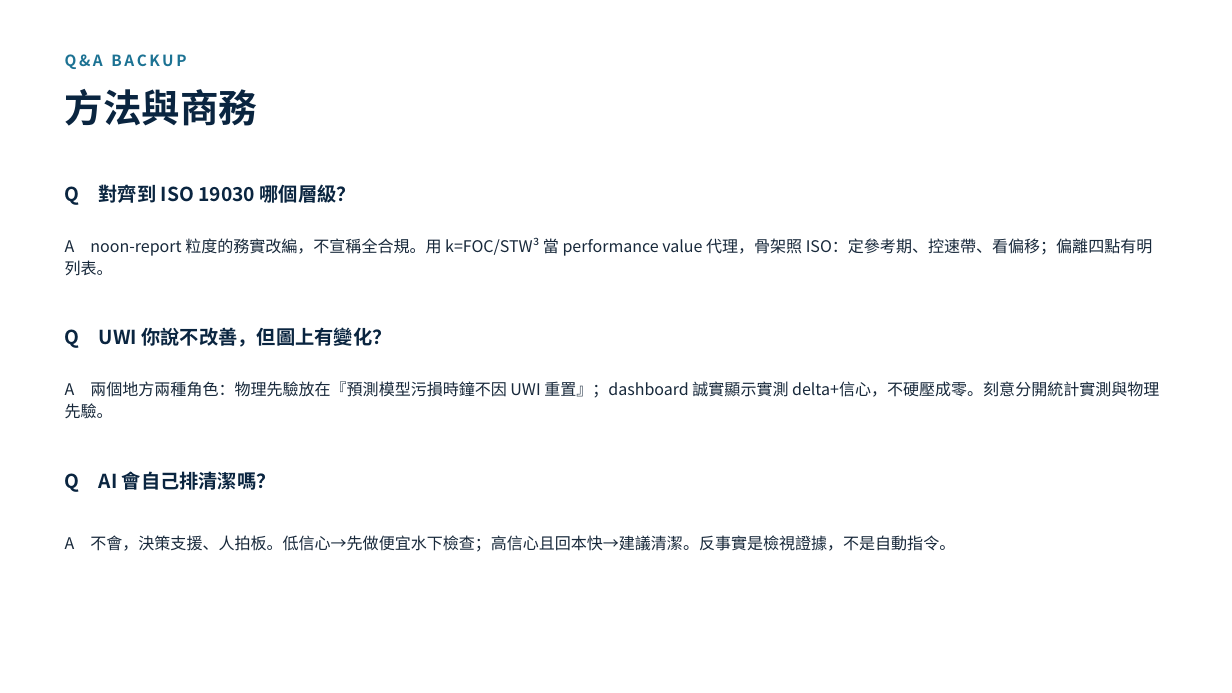
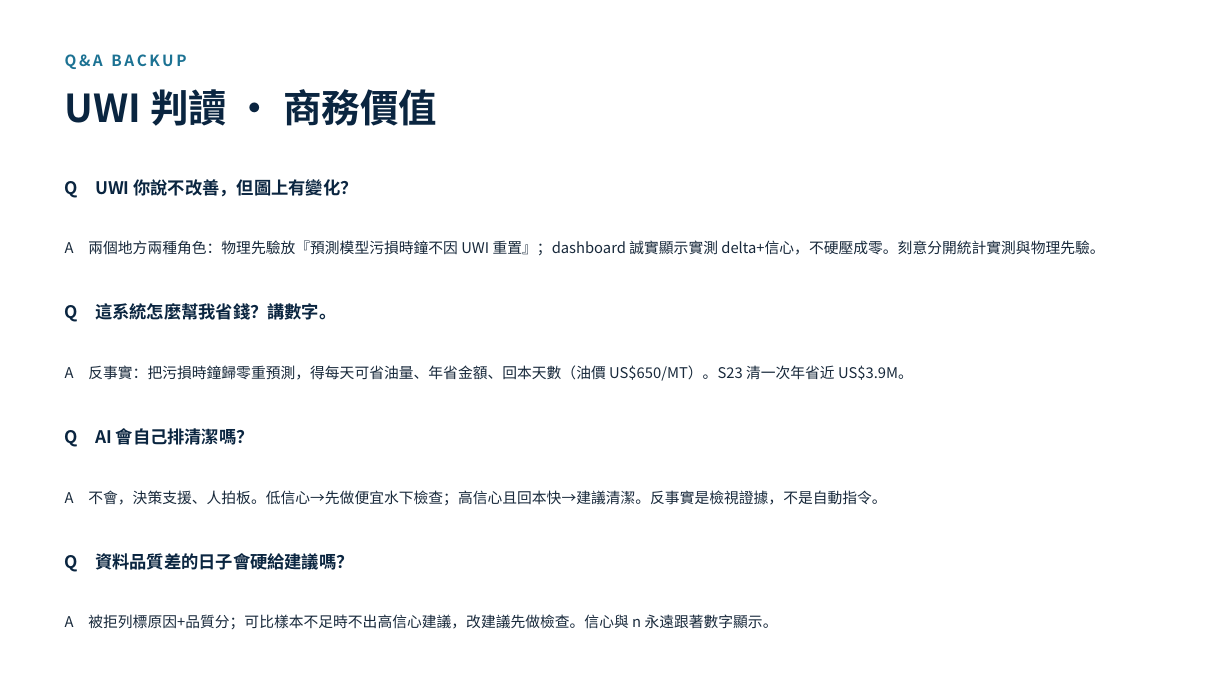
Before and after one commit to wsx5031060310guy/fleetmind-yang-ming-hackathon, a slide deck: slide 15 of presentation/fleetmind-proposal-deck.pptx (slide 13 before the commit). Drawn at 1232x693 pixels with LibreOffice and Linux fonts; fonts in the diff are those of the drawing. Boxes give left, top, right and bottom in pixels: in the first picture for what was removed or moved away, otherwise in the second. Text is boxed around its words. In the diff, an @@ line names an element or a change of style, - is before the commit and + after.

```diff
--- a/presentation/fleetmind-proposal-deck.pptx
+++ b/presentation/fleetmind-proposal-deck.pptx
@@ text at (65,89,437,126): text changed @@
-方法與商務
+UWI 判讀 · 商務價值
@@ text "Q UWI 你說不改善，但圖上有變化？" at (65,179,357,198): size 15 to 13.5 pt @@
@@ text "Q UWI 你說不改善，但圖上有變化？": place and size @@
-text "Q UWI 你說不改善，但圖上有變化？" at (65,327,391,348)
+text "Q UWI 你說不改善，但圖上有變化？" at (65,179,357,198)
@@ text removed at (65,184,356,205) @@
-Q 對齊到 ISO 19030 哪個層級？
@@ text removed at (65,237,1153,276) @@
-A noon-report 粒度的務實改編，不宣稱全合規。用 k=FOC/STW³ 當 performance value 代理，骨架照 ISO：定參考期、控速帶、看偏移；偏離四點有明列表。
@@ text at (65,240,1104,255): text changed; size 12.5 to 11.5 pt @@
-A 兩個地方兩種角色：物理先驗放在『預測模型污損時鐘不因 UWI 重置』；dashboard 誠實顯示實測 delta+信心，不硬壓成零。刻意分開統計實測與物理先驗。
+A 兩個地方兩種角色：物理先驗放『預測模型污損時鐘不因 UWI 重置』；dashboard 誠實顯示實測 delta+信心，不硬壓成零。刻意分開統計實測與物理先驗。
@@ text added at (65,303,336,322), 13.5 pt, text #0A2540, bold @@
+Q 這系統怎麼幫我省錢？講數字。
@@ text added at (65,365,913,381), 11.5 pt, text #18293B @@
+A 反事實：把污損時鐘歸零重預測，得每天可省油量、年省金額、回本天數（油價 US$650/MT）。S23 清一次年省近 US$3.9M。
@@ text "Q AI 會自己排清潔嗎？": place and size @@
-text "Q AI 會自己排清潔嗎？" at (65,471,276,492)
+text "Q AI 會自己排清潔嗎？" at (65,428,254,447)
@@ text "Q AI 會自己排清潔嗎？" at (65,428,254,447): size 15 to 13.5 pt @@
@@ text "A 不會，決策支援、人拍板。低信心→先做便宜水下檢查；高信心且回本快→建議清潔。反事實是檢視證據，不是自動指令。": place and size @@
-text "A 不會，決策支援、人拍板。低信心→先做便宜水下檢查；高信心且回本快→建議清潔。反事實是檢視證據，不是自動指令。" at (65,535,955,552)
+text "A 不會，決策支援、人拍板。低信心→先做便宜水下檢查；高信心且回本快→建議清潔。反事實是檢視證據，不是自動指令。" at (65,490,886,505)
@@ text "A 不會，決策支援、人拍板。低信心→先做便宜水下檢查；高信心且回本快→建議清潔。反事實是檢視證據，不是自動指令。" at (65,490,886,505): size 12.5 to 11.5 pt; line spacing 1.12 to 1.08 @@
@@ text added at (65,553,354,572), 13.5 pt, text #0A2540, bold @@
+Q 資料品質差的日子會硬給建議嗎？
@@ text added at (65,614,778,629), 11.5 pt, text #18293B @@
+A 被拒列標原因+品質分；可比樣本不足時不出高信心建議，改建議先做檢查。信心與 n 永遠跟著數字顯示。
```
Also in this commit, not shown: 4 slides added, 1 slide removed, 1 other file.
